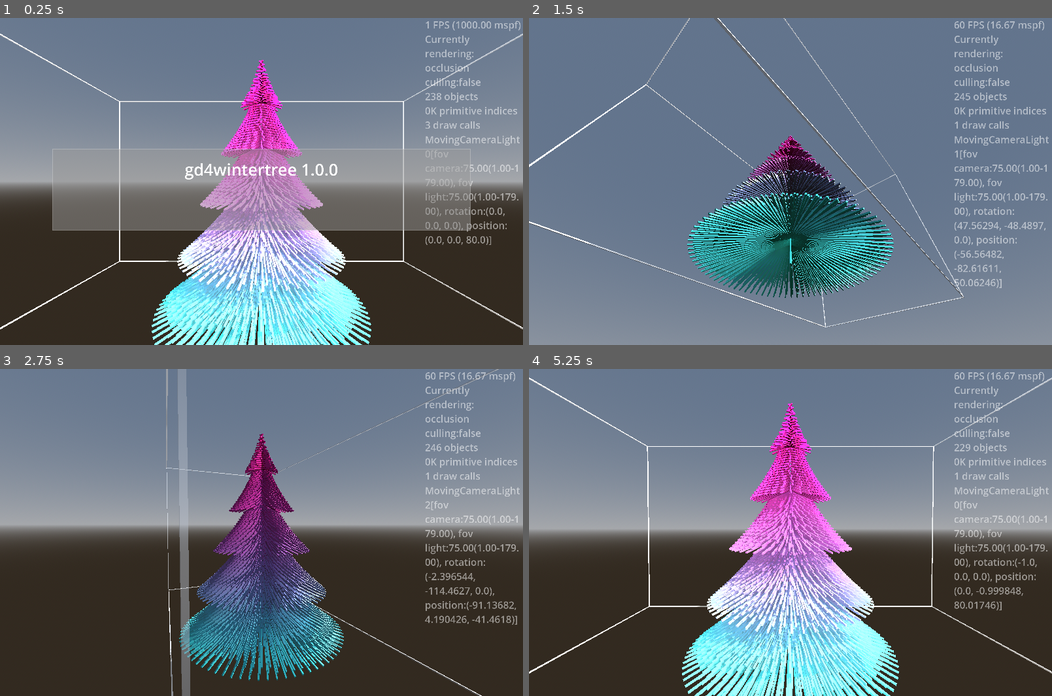
Above: before the commit, frames 1-4 (two rows, left to right).
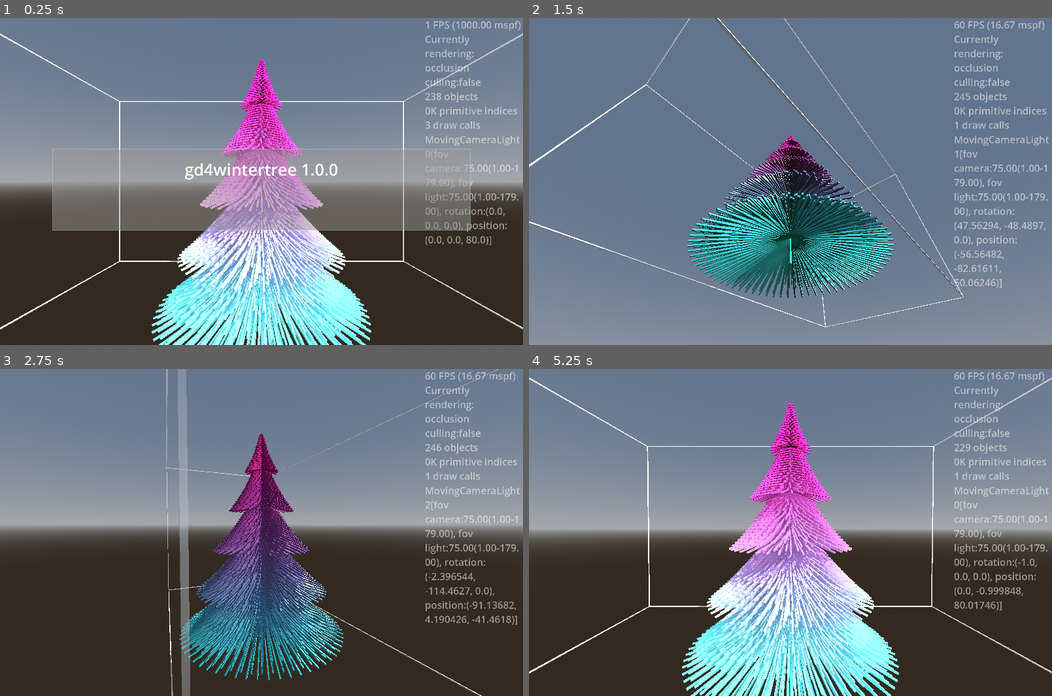
Above: after the commit, the same moments.

Repository: kasworld/gd4wintertree
Game: Godot game, scene res://main.tscn
Two runs of this game, one before a commit and one after it. Both use one fixed random seed, a clock stepped at 60 frames per second and the inputs below.
Inputs (mouse positions are in pixels of both pictures, inside the frame that each line leads up to):
- Up to frame 1 (0.25 s): no input
- Up to frame 2 (1.5 s): tap Enter at 0.5 s; move the mouse to (905, 165) at 0.52 s; hold Right 0.53-1.28 s; tap Q at 0.6 s; click (905, 165) at 0.67 s; move the mouse to (685, 197) at 1.27 s; hold Down from 1.28 s (still down); tap E at 1.35 s
- Up to frame 3 (2.75 s): move the mouse to (313, 460) at 2.02 s; release Down at 2.03 s; hold Right from 2.03 s (still down); tap Enter at 2.1 s
- Up to frame 4 (5.25 s): move the mouse to (764, 597) at 2.77 s; release Right at 2.78 s; hold Up 2.78-3.53 s; tap Q at 2.85, 5.1 s; click (764, 597) at 2.92 s; move the mouse to (947, 581) at 3.52 s; hold Left 3.53-5.03 s; tap E at 3.6 s; move the mouse to (633, 483) at 4.27 s; tap Enter at 4.35 s; tap Space at 5 s; move the mouse to (816, 532) at 5.02 s; hold Down from 5.03 s (still down); click (816, 532) at 5.17 s

The runs differ from the first frame. In frame 1, 11% of the frame differs, in the area x 29-71%, y 12-100%; in frame 2, 6.3%; in frame 3, 5.9%; in frame 4, 12%, in the area x 29-71%, y 10-100%.

Commit message:
adjust count param

Diff:
--- a/line_tree/line_tree.gd
+++ b/line_tree/line_tree.gd
@@ -11,17 +11,16 @@
 	for y in range(h,0,-1):
 		var rate := (h-y)/h
 		var r :float= lerp(1.0, w/2, rate ) + fposmod(rate*h, h/stage_count)*rate
-		lines.append_array(make_lines(y,w*2*rate,10*rate,r))
+		lines.append_array(make_lines(y,w*1.5*(rate+0.1),10*rate,r))
 	$Lines.multi_line_by_pos(lines, line_width, Color.WHITE)
 	$Lines.set_gradient_color_all(co1,co2)
 	return self
 
 func make_lines(start_y :float, count :int, h :float, r :float) -> Array:
-	count = max(count,3)
 	var rtn := []
 	var rad_step := 2*PI / count
 	var end_y := start_y+h
-	var rad_shift :float = randf_range(0,2*PI)
+	var rad_shift :float = randf_range(0,rad_step)
 	for i in count:
 		var rad := rad_step*i + rad_shift
 		var to := Vector3(cos(rad)*r, start_y  , sin(rad)*r)
